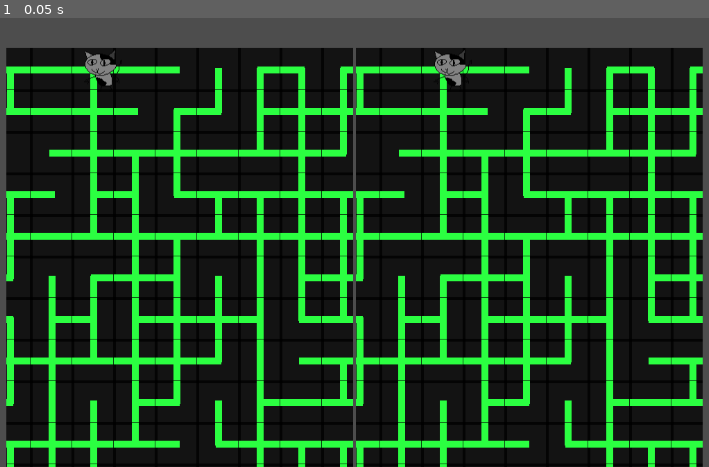
Above: before the commit, frame 1.
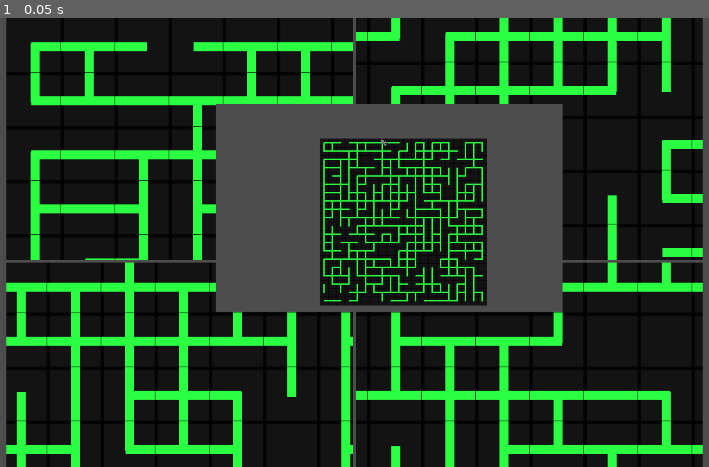
Above: after the commit, the same moment.

Repository: emrysshevek/gameganggame
Game: Godot game, scene res://scenes/player_viewport.tscn
Two runs of this game, one before a commit and one after it. Both use one fixed random seed, a clock stepped at 60 frames per second and the inputs below. This scene is started directly instead of the project's main scene.
Inputs:
- Up to frame 1 (0.05 s): no input

The runs differ from the first frame. In frame 1, 50% of the frame differs, in the area x 0-100%, y 0-100%.

Commit message:
Working on viewports
Set up viewport settings for 1-4 players including kinda functional minimap. Edit to grid manager to make new_tile use position instead of global position

Diff:
--- a/scenes/grid_manager.gd
+++ b/scenes/grid_manager.gd
@@ -43,7 +43,7 @@
 			#
 			#testing visibility
 			new_tile.set_coordinates(Vector2(x,y))
-			new_tile.global_position = Vector2(x * 60, y * 60)
+			new_tile.position = Vector2(x * 60, y * 60)
 			#
 	floor_maps[level] = new_map_grid
 	generate_map(0)
--- a/scenes/player_viewport.gd
+++ b/scenes/player_viewport.gd
@@ -1,9 +1,116 @@
 class_name player_viewport extends Node
 
+enum viewport_names{origin, minimap, p1, p2, p3, p4}
+
+#region properties
+var viewports:Dictionary[viewport_names, SubViewport]
+var viewport_containers:Dictionary[viewport_names, SubViewportContainer]
+var _cameras:Dictionary[viewport_names, Camera2D]
+var _world:World2D
+var grid_man:grid_manager
+var _viewport_organizer_vertical:VBoxContainer
+var _viewport_organizer_top_horizontal:HBoxContainer
+var _viewport_organizer_bottom_horizontal:HBoxContainer
+var _minimap_zoom:Vector2 = Vector2(0.2,0.2)
+var _minimap_size:Vector2 = Vector2(200,200)
+var _player_view_zoom:Vector2 = Vector2(1.3,1.3)
+var _minimap_coord_1p:Vector2 = Vector2(DisplayServer.window_get_size().x - _minimap_size.x, 0)
+var _minimap_coord_2p:Vector2 = Vector2(DisplayServer.window_get_size().x - _minimap_size.x, (DisplayServer.window_get_size().y / 2) - _minimap_size.y)
+var _minimap_coord_4p:Vector2 = Vector2((DisplayServer.window_get_size().x / 2) - _minimap_size.x, (DisplayServer.window_get_size().y / 2) - _minimap_size.y)
+var _camera_limits:Dictionary[String,int]
+#endregion
+
+#region methods
 func _ready() -> void:
 	#$SubViewportContainer.size = DisplayServer.window_get_size()
-	$HBoxContainer/SubViewportContainer/SubViewport/Camera2D.offset.y = 300
-	$HBoxContainer/SubViewportContainer2/SubViewport/Camera2D.offset.y = 300
-	var world:World2D = $HBoxContainer/SubViewportContainer/SubViewport.find_world_2d()
-	$HBoxContainer/SubViewportContainer2/SubViewport.world_2d = world
-	$HBoxContainer/SubViewportContainer/SubViewport/GridManager.generate_map(0)
+	_viewport_organizer_vertical = $VertViewportOrganizer
+	_viewport_organizer_top_horizontal = $VertViewportOrganizer/TopHorViewportOrganizer
+	_viewport_organizer_bottom_horizontal = $VertViewportOrganizer/BotHorViewportOrganizer
+	viewports[viewport_names.origin] = $OriginViewportContainer/OriginViewport
+	viewports[viewport_names.minimap] = $MinimapViewportContainer/MinimapViewport
+	viewports[viewport_names.p1] = $P1ViewportContainer/P1Viewport
+	viewports[viewport_names.p2] = $P2ViewportContainer/P2Viewport
+	viewports[viewport_names.p3] = $P3ViewportContainer/P3Viewport
+	viewports[viewport_names.p4] = $P4ViewportContainer/P4Viewport
+	viewport_containers[viewport_names.minimap] = $MinimapViewportContainer
+	viewport_containers[viewport_names.p1] = $P1ViewportContainer
+	viewport_containers[viewport_names.p2] = $P2ViewportContainer
+	viewport_containers[viewport_names.p3] = $P3ViewportContainer
+	viewport_containers[viewport_names.p4] = $P4ViewportContainer
+	_camera_limits["Left"] = 0
+	_camera_limits["Top"] = 0
+	_camera_limits["Right"] = 1000
+	_camera_limits["Bottom"] = 1000
+	_cameras[viewport_names.minimap] = $MinimapViewportContainer/MinimapViewport/MinimapCamera
+	_cameras[viewport_names.p1] = $P1ViewportContainer/P1Viewport/P1Camera
+	_cameras[viewport_names.p2] = $P2ViewportContainer/P2Viewport/P2Camera
+	_cameras[viewport_names.p3] = $P3ViewportContainer/P3Viewport/P3Camera
+	_cameras[viewport_names.p4] = $P4ViewportContainer/P4Viewport/P4Camera
+	for each_camera in _cameras:
+		_cameras[each_camera].limit_left = _camera_limits["Left"]
+		_cameras[each_camera].limit_top = _camera_limits["Top"]
+		_cameras[each_camera].limit_right = _camera_limits["Right"]
+		_cameras[each_camera].limit_bottom = _camera_limits["Bottom"]
+	grid_man = $OriginViewportContainer/OriginViewport/GridManager
+	grid_man.generate_map(0)
+	setup_viewports([0,1,2,3])
+
+func setup_viewports(players:Array):
+	_world = $OriginViewportContainer/OriginViewport.find_world_2d()
+	viewports[viewport_names.minimap].world_2d = _world
+	viewports[viewport_names.p1].world_2d = _world
+	viewports[viewport_names.p2].world_2d = _world
+	viewports[viewport_names.p3].world_2d = _world
+	viewports[viewport_names.p4].world_2d = _world
+	viewports[viewport_names.minimap].world_2d = _world
+	viewport_containers[viewport_names.minimap].visible = true
+	_cameras[viewport_names.minimap].zoom = Vector2(_minimap_zoom)
+	_cameras[viewport_names.p1].zoom = Vector2(_player_view_zoom)
+	_cameras[viewport_names.p2].zoom = Vector2(_player_view_zoom)
+	_cameras[viewport_names.p3].zoom = Vector2(_player_view_zoom)
+	_cameras[viewport_names.p4].zoom = Vector2(_player_view_zoom)
+	##adding viewports to the containers and making containers visible
+	for each_num in players.size():
+		var viewport_names_to_activate = [viewport_names.p1, viewport_names.p2, viewport_names.p3, viewport_names.p4]
+		remove_child(viewport_containers[viewport_names_to_activate[each_num]])
+		viewport_containers[viewport_names_to_activate[each_num]].visible = true
+	if players.size() == 1:
+		_viewport_organizer_vertical.visible = true
+		_viewport_organizer_vertical.add_child(viewport_containers[viewport_names.p1])
+		viewport_containers[viewport_names.minimap].global_position = _minimap_coord_1p
+	elif players.size() == 2:
+		_viewport_organizer_vertical.visible = true
+		_viewport_organizer_top_horizontal.visible = true
+		_viewport_organizer_bottom_horizontal.visible = true
+		_viewport_organizer_top_horizontal.add_child(viewport_containers[viewport_names.p1])
+		_viewport_organizer_bottom_horizontal.add_child(viewport_containers[viewport_names.p2])
+		viewport_containers[viewport_names.minimap].global_position = _minimap_coord_2p
+	elif players.size() == 3:
+		remove_child(viewport_containers[viewport_names.minimap])
+		_viewport_organizer_vertical.visible = true
+		_viewport_organizer_top_horizontal.visible = true
+		_viewport_organizer_bottom_horizontal.visible = true
+		_viewport_organizer_top_horizontal.add_child(viewport_containers[viewport_names.p1])
+		_viewport_organizer_bottom_horizontal.add_child(viewport_containers[viewport_names.p2])
+		_viewport_organizer_bottom_horizontal.add_child(viewport_containers[viewport_names.p3])
+		_viewport_organizer_top_horizontal.add_child(viewport_containers[viewport_names.minimap])
+	elif players.size() == 4:
+		_viewport_organizer_vertical.visible = true
+		_viewport_organizer_top_horizontal.visible = true
+		_viewport_organizer_bottom_horizontal.visible = true
+		_viewport_organizer_top_horizontal.add_child(viewport_containers[viewport_names.p1])
+		_viewport_organizer_bottom_horizontal.add_child(viewport_containers[viewport_names.p2])
+		_viewport_organizer_bottom_horizontal.add_child(viewport_containers[viewport_names.p3])
+		_viewport_organizer_top_horizontal.add_child(viewport_containers[viewport_names.p4])
+		viewport_containers[viewport_names.minimap].global_position = _minimap_coord_4p
+	else:
+		print("invalid number of players:" + str(players.size()))
+		assert(false)
+	var grid_man_origin = grid_man.global_position
+	for each_player in players:
+		var player_viewports = [viewport_names.p1, viewport_names.p2, viewport_names.p3, viewport_names.p4]
+		var test_player_coords:Array = [Vector2(1,1), Vector2(15,5), Vector2(6,14), Vector2(12,18)]
+		var tile_size = Vector2(60,60)
+		_cameras[player_viewports[each_player]].position = grid_man_origin + Vector2(test_player_coords[each_player].x * tile_size.x, test_player_coords[each_player].y * tile_size.y)
+
+#endregion
--- a/scenes/player_viewport.tscn
+++ b/scenes/player_viewport.tscn
@@ -7,42 +7,122 @@
 [node name="PlayerViewport" type="Node2D" unique_id=1737952139]
 script = ExtResource("1_4kjjs")
 
-[node name="HBoxContainer" type="HBoxContainer" parent="." unique_id=1359933730]
+[node name="P1ViewportContainer" type="SubViewportContainer" parent="." unique_id=1859478379]
+visible = false
+custom_minimum_size = Vector2(500, 300)
+offset_right = 500.0
+offset_bottom = 300.0
+stretch = true
+
+[node name="P1Viewport" type="SubViewport" parent="P1ViewportContainer" unique_id=1771324596]
+disable_3d = true
+handle_input_locally = false
+size = Vector2i(500, 300)
+render_target_update_mode = 0
+
+[node name="P1Camera" type="Camera2D" parent="P1ViewportContainer/P1Viewport" unique_id=974794555]
+position = Vector2(576, -17)
+
+[node name="P2ViewportContainer" type="SubViewportContainer" parent="." unique_id=1333658058]
+visible = false
+custom_minimum_size = Vector2(500, 300)
+offset_left = 504.0
+offset_right = 1004.0
+offset_bottom = 300.0
+stretch = true
+
+[node name="P2Viewport" type="SubViewport" parent="P2ViewportContainer" unique_id=226154660]
+disable_3d = true
+handle_input_locally = false
+size = Vector2i(500, 300)
+render_target_update_mode = 0
+
+[node name="P2Camera" type="Camera2D" parent="P2ViewportContainer/P2Viewport" unique_id=1751154219]
+position = Vector2(576, -17)
+
+[node name="P3ViewportContainer" type="SubViewportContainer" parent="." unique_id=110113350]
+visible = false
+custom_minimum_size = Vector2(500, 300)
+offset_top = 304.0
+offset_right = 500.0
+offset_bottom = 604.0
+stretch = true
+
+[node name="P3Viewport" type="SubViewport" parent="P3ViewportContainer" unique_id=1604513193]
+disable_3d = true
+handle_input_locally = false
+size = Vector2i(500, 300)
+render_target_update_mode = 0
+
+[node name="P3Camera" type="Camera2D" parent="P3ViewportContainer/P3Viewport" unique_id=257884345]
+position = Vector2(576, -17)
+
+[node name="P4ViewportContainer" type="SubViewportContainer" parent="." unique_id=1064142180]
+visible = false
+custom_minimum_size = Vector2(500, 300)
+offset_left = 504.0
+offset_top = 304.0
+offset_right = 1004.0
+offset_bottom = 604.0
+stretch = true
+
+[node name="P4Viewport" type="SubViewport" parent="P4ViewportContainer" unique_id=88254123]
+disable_3d = true
+handle_input_locally = false
+size = Vector2i(500, 300)
+render_target_update_mode = 0
+
+[node name="P4Camera" type="Camera2D" parent="P4ViewportContainer/P4Viewport" unique_id=775202872]
+position = Vector2(576, -9)
+
+[node name="OriginViewportContainer" type="SubViewportContainer" parent="." unique_id=415882657]
+custom_minimum_size = Vector2(500, 300)
+offset_top = -1080.0
+offset_right = 1001.0
+offset_bottom = -4.0
+stretch = true
+
+[node name="OriginViewport" type="SubViewport" parent="OriginViewportContainer" unique_id=1659745886]
+disable_3d = true
+handle_input_locally = false
+size = Vector2i(1001, 1076)
+render_target_update_mode = 4
+
+[node name="GridManager" parent="OriginViewportContainer/OriginViewport" unique_id=1720207153 instance=ExtResource("2_m3hbk")]
+
+[node name="Player" parent="OriginViewportContainer/OriginViewport" unique_id=2004547568 instance=ExtResource("3_ujy8g")]
+position = Vector2(432, 0)
+
+[node name="VertViewportOrganizer" type="VBoxContainer" parent="." unique_id=118837462]
+visible = false
 offset_right = 1153.0
 offset_bottom = 653.0
+alignment = 1
+
+[node name="TopHorViewportOrganizer" type="HBoxContainer" parent="VertViewportOrganizer" unique_id=1359933730]
+visible = false
+layout_mode = 2
 size_flags_horizontal = 3
 size_flags_vertical = 3
 alignment = 1
 
-[node name="SubViewportContainer" type="SubViewportContainer" parent="HBoxContainer" unique_id=415882657]
-custom_minimum_size = Vector2(500, 500)
+[node name="BotHorViewportOrganizer" type="HBoxContainer" parent="VertViewportOrganizer" unique_id=1891703897]
+visible = false
 layout_mode = 2
+alignment = 1
+
+[node name="MinimapViewportContainer" type="SubViewportContainer" parent="." unique_id=859782793]
+visible = false
+custom_minimum_size = Vector2(500, 300)
+offset_right = 500.0
+offset_bottom = 300.0
 stretch = true
 
-[node name="SubViewport" type="SubViewport" parent="HBoxContainer/SubViewportContainer" unique_id=1659745886]
+[node name="MinimapViewport" type="SubViewport" parent="MinimapViewportContainer" unique_id=1674171603]
 disable_3d = true
 handle_input_locally = false
-size = Vector2i(500, 653)
-render_target_update_mode = 4
+size = Vector2i(500, 300)
+render_target_update_mode = 0
 
-[node name="Camera2D" type="Camera2D" parent="HBoxContainer/SubViewportContainer/SubViewport" unique_id=1123846088]
+[node name="MinimapCamera" type="Camera2D" parent="MinimapViewportContainer/MinimapViewport" unique_id=457100835]
 position = Vector2(576, -17)
-
-[node name="GridManager" parent="HBoxContainer/SubViewportContainer/SubViewport" unique_id=1720207153 instance=ExtResource("2_m3hbk")]
-
-[node name="Player" parent="HBoxContainer/SubViewportContainer/SubViewport" unique_id=2004547568 instance=ExtResource("3_ujy8g")]
-position = Vector2(432, 0)
-
-[node name="SubViewportContainer2" type="SubViewportContainer" parent="HBoxContainer" unique_id=1859478379]
-custom_minimum_size = Vector2(500, 500)
-layout_mode = 2
-stretch = true
-
-[node name="SubViewport" type="SubViewport" parent="HBoxContainer/SubViewportContainer2" unique_id=1771324596]
-disable_3d = true
-handle_input_locally = false
-size = Vector2i(500, 653)
-render_target_update_mode = 4
-
-[node name="Camera2D" type="Camera2D" parent="HBoxContainer/SubViewportContainer2/SubViewport" unique_id=974794555]
-position = Vector2(576, -17)
